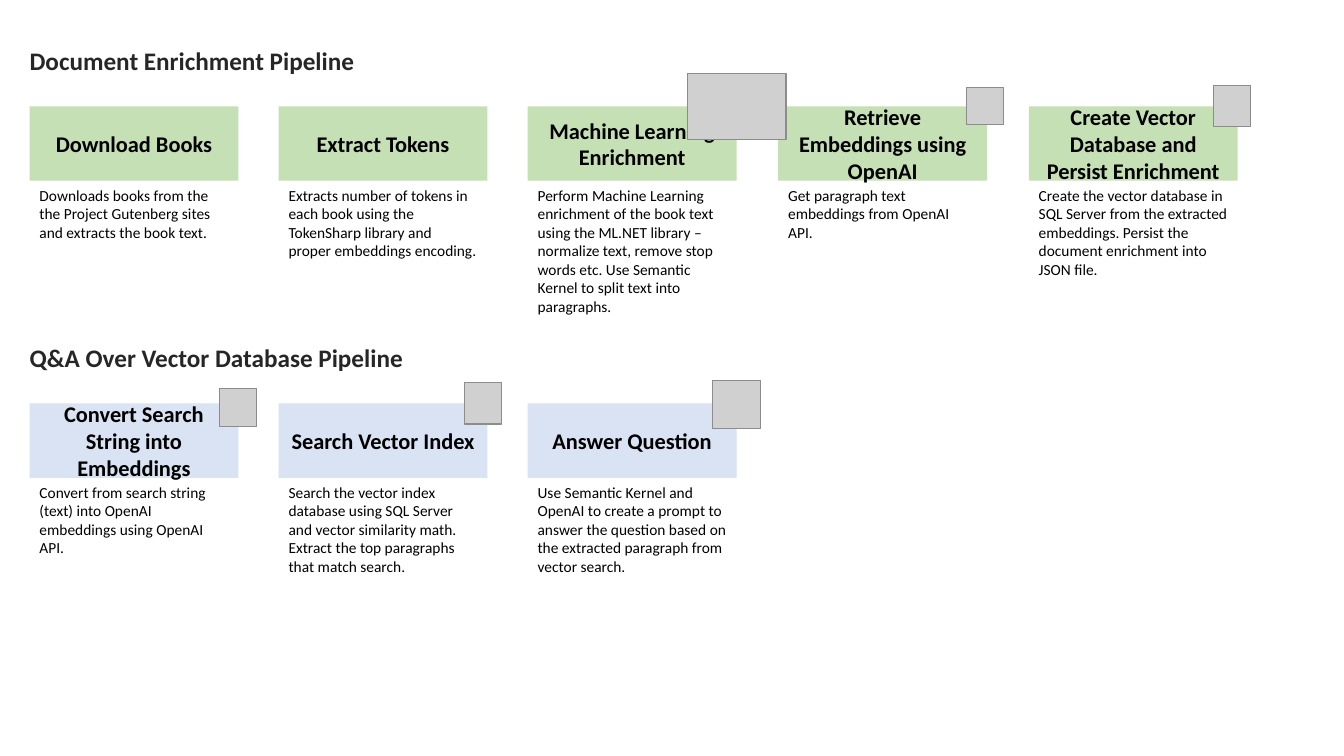
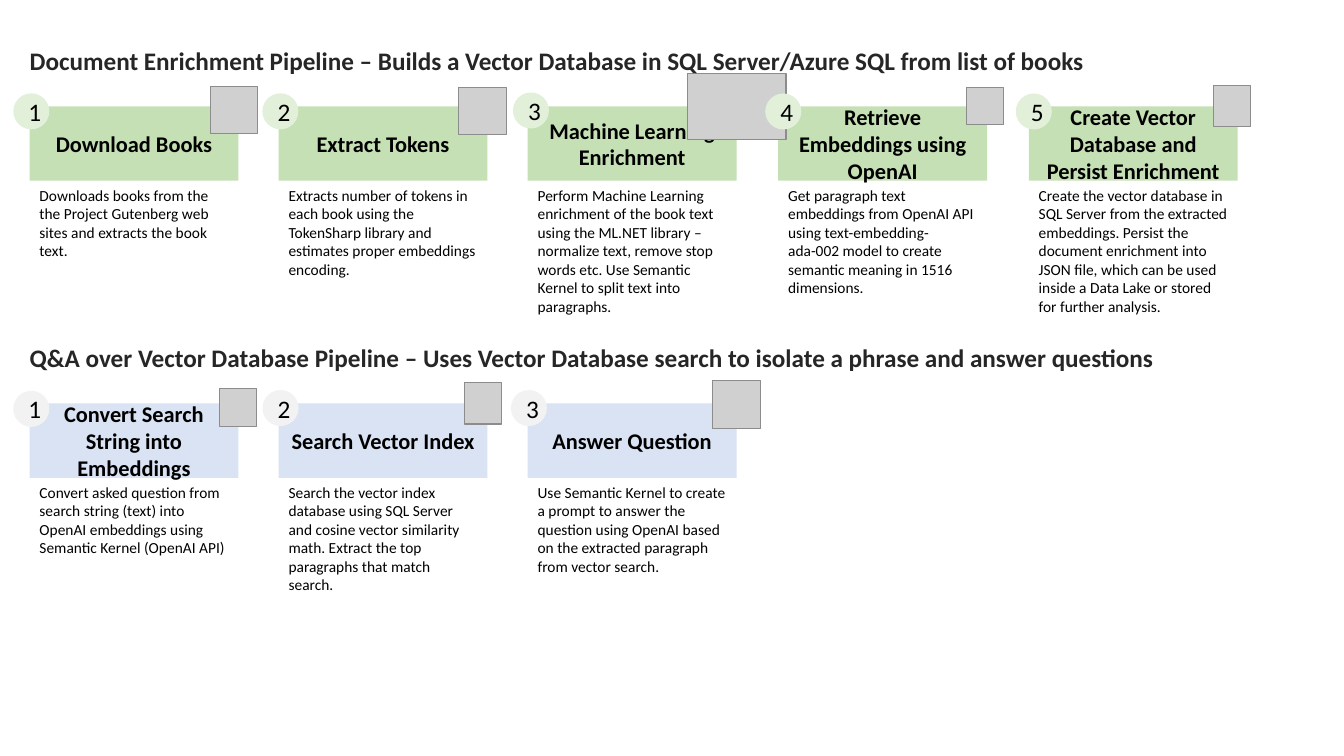
Before and after one commit to bartczernicki/MachineIntelligence-TextAnalytics-TPLDataFlows, a slide deck: slide 1 of TPLDataFlows-Pipeline.pptx. Drawn at 1344x756 pixels with LibreOffice and Linux fonts; fonts in the diff are those of the drawing; grey boxes stand for pictures. Boxes give left, top, right and bottom in pixels: in the first picture for what was removed or moved away, otherwise in the second. Text is boxed around its words. In the diff, an @@ line names an element or a change of style, - is before the commit and + after.

```diff
--- a/TPLDataFlows-Pipeline.pptx
+++ b/TPLDataFlows-Pipeline.pptx
@@ text at bbox=[30, 52, 1083, 76]: text changed @@
-Document Enrichment Pipeline
+Document Enrichment Pipeline – Builds a Vector Database in SQL Server/Azure SQL from list of books
@@ picture added at bbox=[211, 87, 258, 134] @@
@@ picture added at bbox=[459, 88, 506, 135] @@
@@ ellipse added at bbox=[13, 94, 49, 130], fill #E2F0D9, 18 pt, text #000000 @@
+1
@@ ellipse added at bbox=[262, 94, 298, 130], fill #E2F0D9, 18 pt, text #000000 @@
+2
@@ ellipse added at bbox=[513, 93, 549, 129], fill #E2F0D9, 18 pt, text #000000 @@
+3
@@ ellipse added at bbox=[765, 94, 802, 130], fill #E2F0D9, 18 pt, text #000000 @@
+4
@@ ellipse added at bbox=[1016, 94, 1053, 130], fill #E2F0D9, 18 pt, text #000000 @@
+5
@@ text at bbox=[39, 190, 209, 256]: text changed @@
-Downloads books from the the Project Gutenberg sites and extracts the book text.
+Downloads books from the the Project Gutenberg web sites and extracts the book text.
@@ text at bbox=[289, 190, 475, 278]: text changed @@
-Extracts number of tokens in each book using the TokenSharp library and proper embeddings encoding.
+Extracts number of tokens in each book using the TokenSharp library and estimates proper embeddings encoding.
@@ text at bbox=[788, 190, 974, 293]: text changed @@
-Get paragraph text embeddings from OpenAI API.
+Get paragraph text embeddings from OpenAI API using text-embedding-ada-002 model to create semantic meaning in 1516 dimensions.
@@ text at bbox=[1039, 190, 1227, 315]: text changed @@
-Create the vector database in SQL Server from the extracted embeddings. Persist the document enrichment into JSON file.
+Create the vector database in SQL Server from the extracted embeddings. Persist the document enrichment into JSON file, which can be used inside a Data Lake or stored for further analysis.
@@ text at bbox=[30, 349, 1153, 371]: text changed @@
-Q&A Over Vector Database Pipeline
+Q&A over Vector Database Pipeline – Uses Vector Database search to isolate a phrase and answer questions
@@ ellipse added at bbox=[13, 391, 49, 427], fill #F2F2F2, 18 pt, text #000000 @@
+1
@@ ellipse added at bbox=[262, 390, 298, 426], fill #F2F2F2, 18 pt, text #000000 @@
+2
@@ ellipse added at bbox=[511, 390, 547, 426], fill #F2F2F2, 18 pt, text #000000 @@
+3
@@ text at bbox=[39, 487, 224, 556]: text changed @@
-Convert from search string (text) into OpenAI embeddings using OpenAI API.
+Convert asked question from search string (text) into OpenAI embeddings using Semantic Kernel (OpenAI API)
@@ text at bbox=[289, 487, 459, 590]: text changed @@
-Search the vector index database using SQL Server and vector similarity math. Extract the top paragraphs that match search.
+Search the vector index database using SQL Server and cosine vector similarity math. Extract the top paragraphs that match search.
@@ text at bbox=[538, 487, 725, 572]: text changed @@
-Use Semantic Kernel and OpenAI to create a prompt to answer the question based on the extracted paragraph from vector search.
+Use Semantic Kernel to create a prompt to answer the question using OpenAI based on the extracted paragraph from vector search.
```
